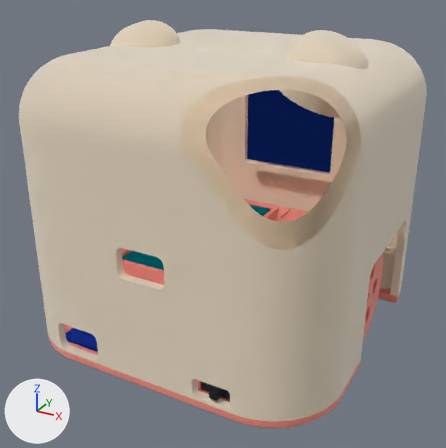
What one commit did to the glTF model cad/preview/robot.glb.
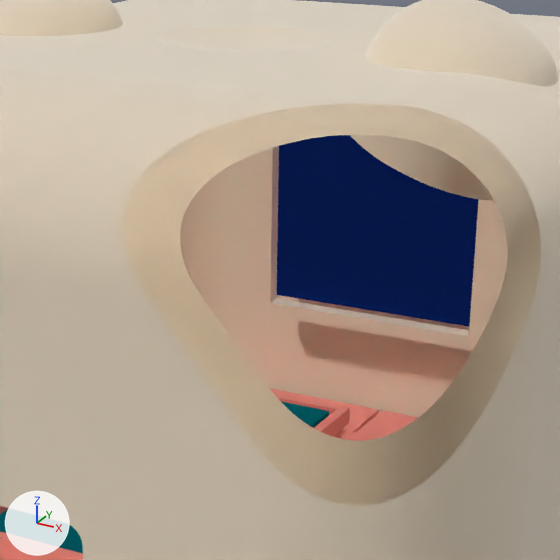
Old and new are each drawn whole from a 50 mm camera at (75.4, -144.5, 103.1) aimed at (-1.1, -5.5, 33.6) and again close up on the part from 29% to 83% of the width and 7% to 61% of the height. The lights are fixed; the arrows at lower left show +X, +Y and +Z. The older version's two pictures come first. Everything nearer to the camera than a plane just in front of the edit is cut away. Where no turn or scale is listed for an object, it has been applied to the vertices. Vertices at exactly the same position are counted once.

Objects in the first close-up: 'chassis', 'nano', 'oled_pcb', 'shell'.
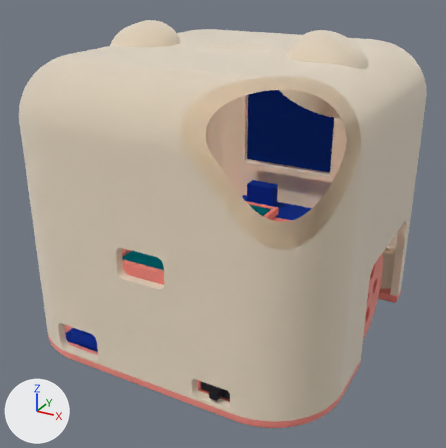
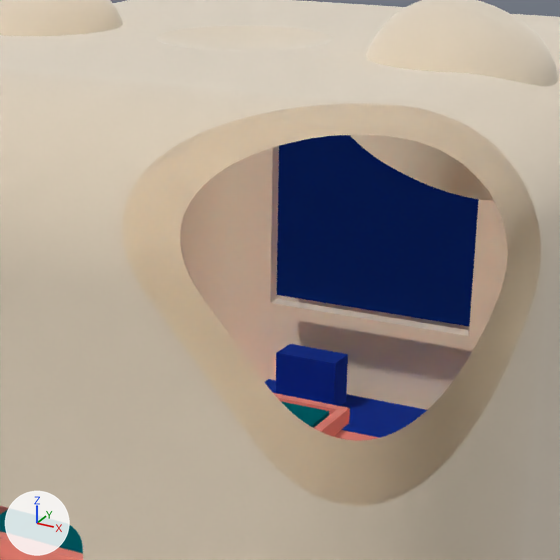
Pixel boxes [x1, y1, x2, y2] of what changed, in the close-ups (560 x 560 px):
'boost', reshaped (not visible before): after [265, 344, 427, 438]

What the commit changed:
me_boost is used by ob_boost; location (0.0, 0.0, 0.0).
me_boost had 8 vertices, 12 faces and spanned x -6.0..6.0, y 20.0..38.0, z 7.6..9.2.
me_boost now has 16 vertices, 28 faces and spans x -18.5..18.5, y 24.3..41.8, z 21.5..30.5.
Part 1, on me_boost:
16 vertices are added at x -18.5..18.5, y 24.3..41.8, z 21.5..30.5.
28 new faces join them.
Other edits to the shape of me_boost do not show in these pictures.
